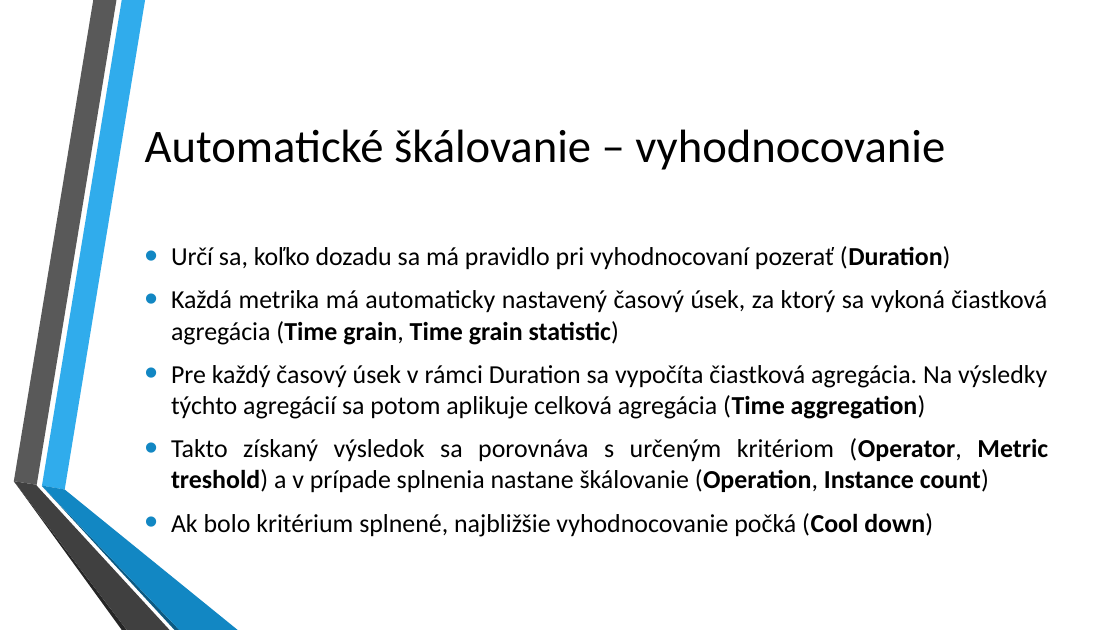
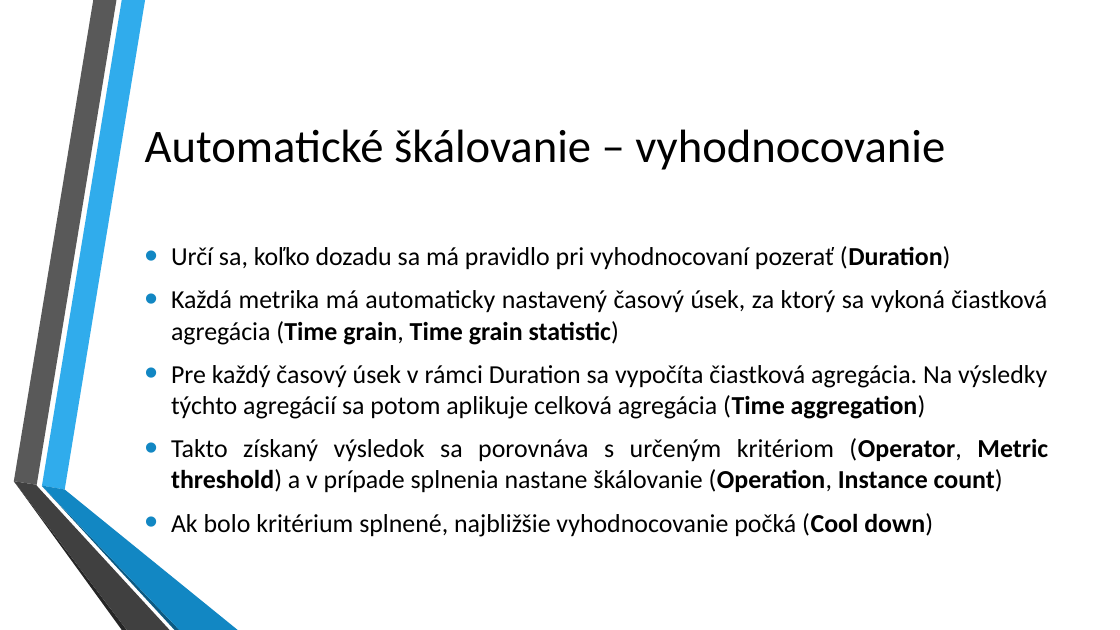
Before and after one commit to kubinko/Azure-Resources-Overview, a slide deck: slide 25 of 03 - App Service/03 - App Service.pptx. Drawn at 1120x630 pixels with LibreOffice and Linux fonts; fonts in the diff are those of the drawing; background and template pictures are left out. Boxes give left, top, right and bottom in pixels: in the first picture for what was removed or moved away, otherwise in the second. Text is boxed around its words. In the diff, an @@ line names an element or a change of style, - is before the commit and + after.

```diff
--- a/03 - App Service/03 - App Service.pptx
+++ b/03 - App Service/03 - App Service.pptx
@@ text at <box>171,438,1048,493</box>: text changed @@
-• Takto získaný výsledok sa porovnáva s určeným kritériom (Operator, Metric treshold) a v prípade splnenia nastane škálovanie (Operation, Instance count)
+• Takto získaný výsledok sa porovnáva s určeným kritériom (Operator, Metric threshold) a v prípade splnenia nastane škálovanie (Operation, Instance count)
```
Also in this commit, not shown: 9 other slides changed, 54 other files.
